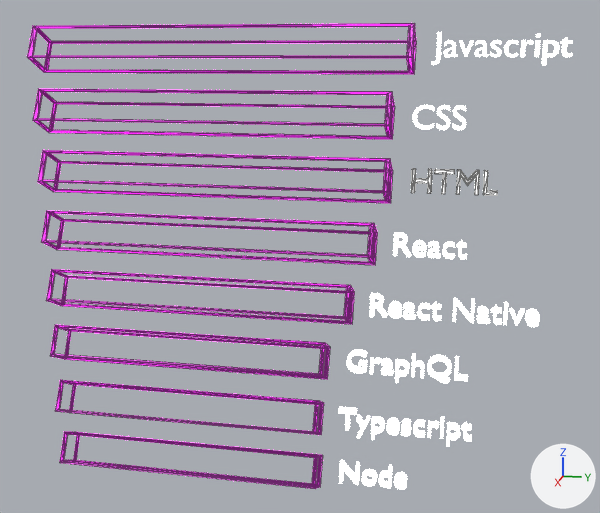
Before and after pictures for a commit that changed the glTF model dist/models/bars.glb.
Rendered twice from a 50 mm camera at (49.7, 15.0, 29.2) aimed at (-0.4, 5.0, 16.7). Every picture has the same lights, and +X, +Y and +Z are marked at lower right. Mesh edges are drawn as thin lines on the coarser meshes. Where no turn or scale is listed for an object, it has been applied to the vertices.
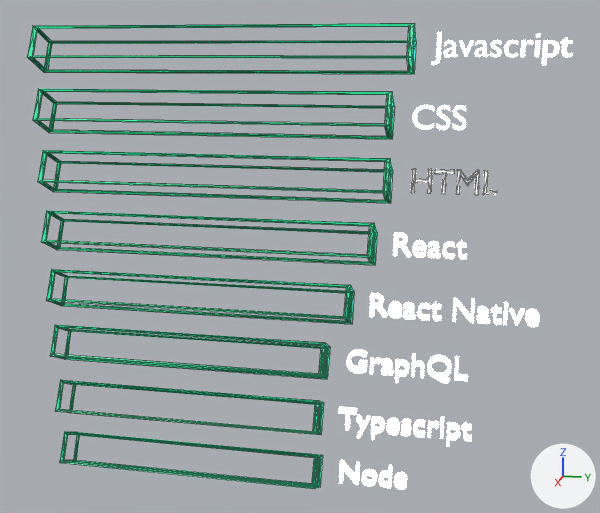
Boxes (x1, y1, x2, y2) around the edits, measured in the pictures (600 x 513 px):
```json
{"object": "Cube.007", "change": "recoloured, surface changed", "before": [27, 23, 416, 74], "after": [27, 23, 416, 74]}
{"object": "Cube.006", "change": "recoloured, surface changed", "before": [33, 89, 395, 139], "after": [33, 89, 395, 139]}
{"object": "Cube.005", "change": "recoloured, surface changed", "before": [38, 150, 393, 203], "after": [38, 150, 393, 203]}
{"object": "Cube.004", "change": "recoloured, surface changed", "before": [42, 211, 377, 265], "after": [42, 211, 377, 265]}
{"object": "Cube.003", "change": "recoloured, surface changed", "before": [46, 269, 354, 324], "after": [46, 269, 354, 324]}
{"object": "Cube", "change": "recoloured, surface changed", "before": [50, 325, 330, 379], "after": [50, 325, 330, 379]}
{"object": "Cube.002", "change": "recoloured, surface changed", "before": [60, 432, 323, 489], "after": [60, 432, 323, 489]}
{"object": "Cube.001", "change": "recoloured, surface changed", "before": [56, 380, 324, 435], "after": [56, 380, 324, 435]}
```

Scene script edits in JSON lines:
```json
{"op": "remove", "block": "mat_outline1", "code": "mat_outline1.emission_color = (1.0, 0.00311, 0.789)  # pink #ff0ae6"}
{"op": "remove", "block": "mat_outline1", "code": "mat_outline1.emission_strength = 5.0"}
{"op": "set", "path": "mat_outline1.base_color", "old": "(0.8, 0.00238, 0.649)", "new": "(0.0, 0.947, 0.402)", "note": "pink #e708d3 -> green #00f9aa"}
```
